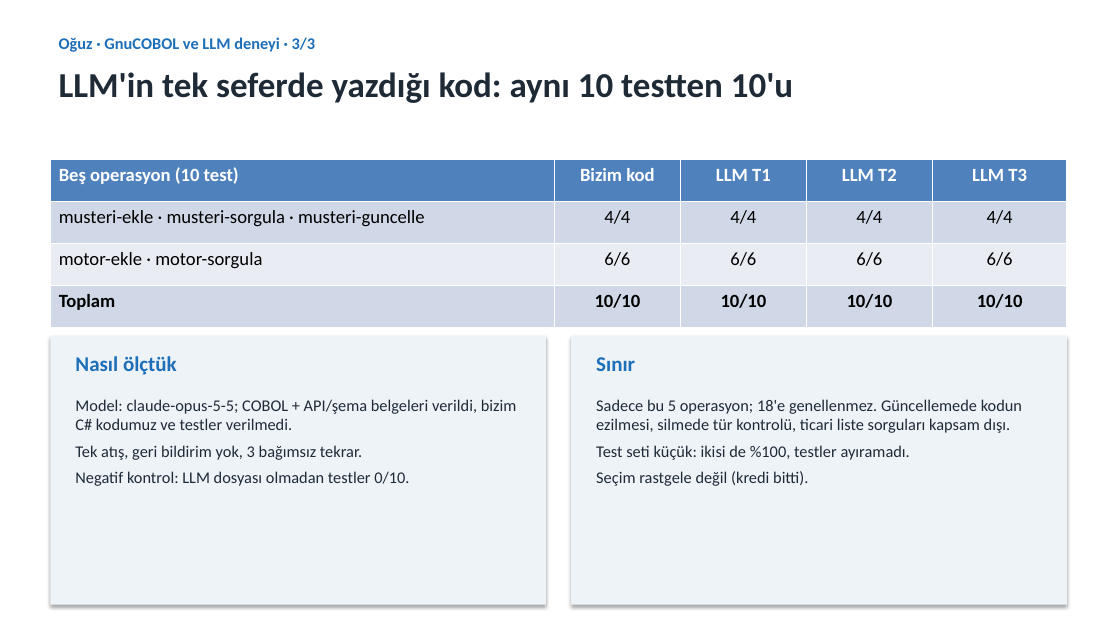
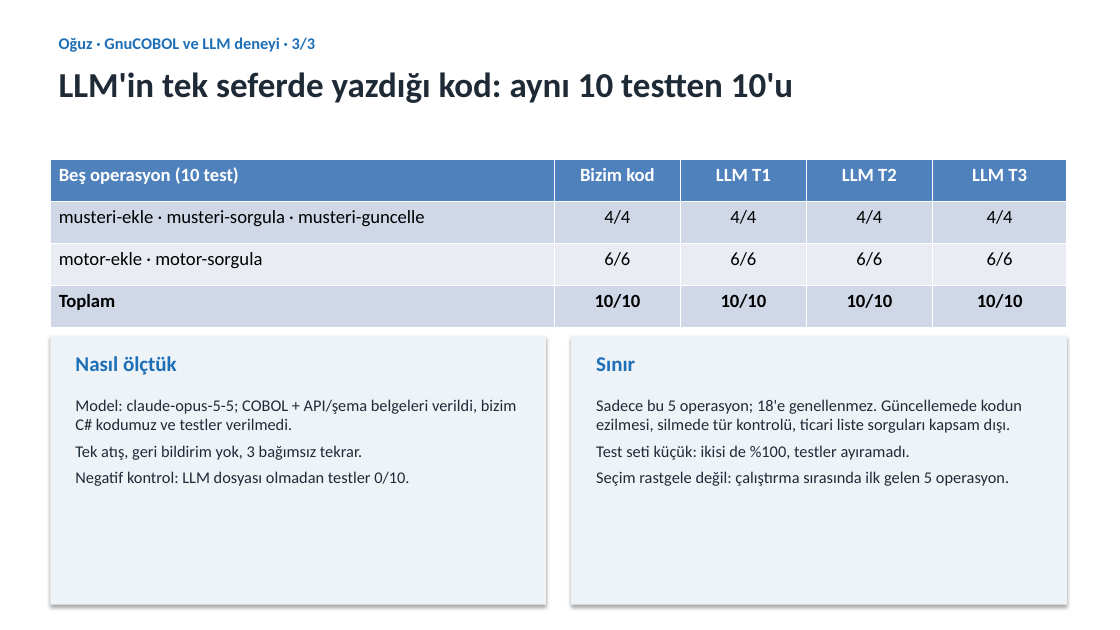
Before and after one commit to sertugser/genapp-dotnet, a slide deck: slide 3 of docs/final/oguz-slaytlar.pptx. Drawn at 1120x630 pixels with LibreOffice and Linux fonts; fonts in the diff are those of the drawing. Boxes give left, top, right and bottom in pixels: in the first picture for what was removed or moved away, otherwise in the second. Text is boxed around its words. In the diff, an @@ line names an element or a change of style, - is before the commit and + after.

```diff
--- a/docs/final/oguz-slaytlar.pptx
+++ b/docs/final/oguz-slaytlar.pptx
@@ text at (x1=596, y1=471, x2=1009, y2=486): text changed @@
-Seçim rastgele değil (kredi bitti).
+Seçim rastgele değil: çalıştırma sırasında ilk gelen 5 operasyon.
```
Also in this commit, not shown: 2 other files.
